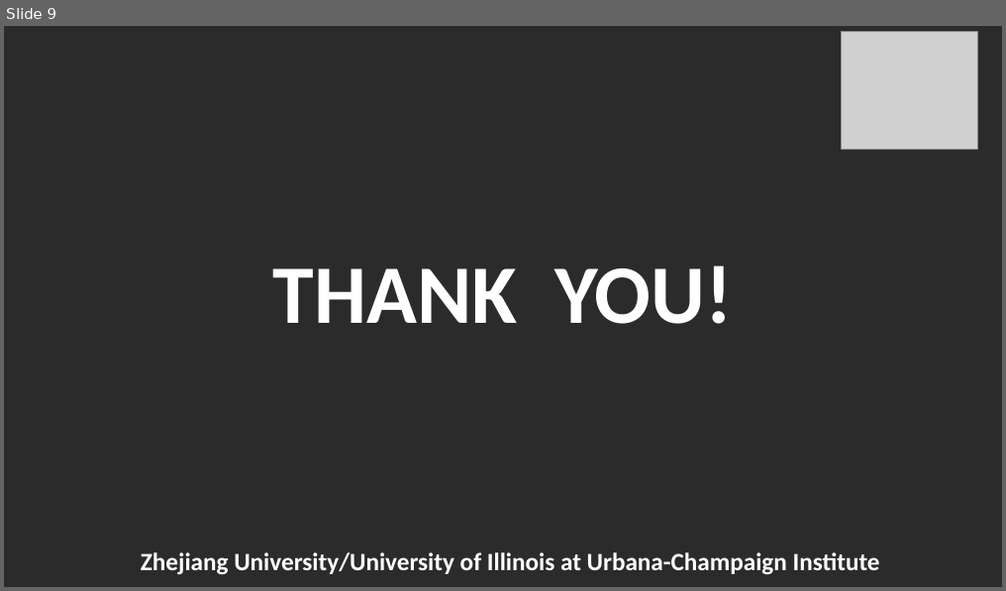
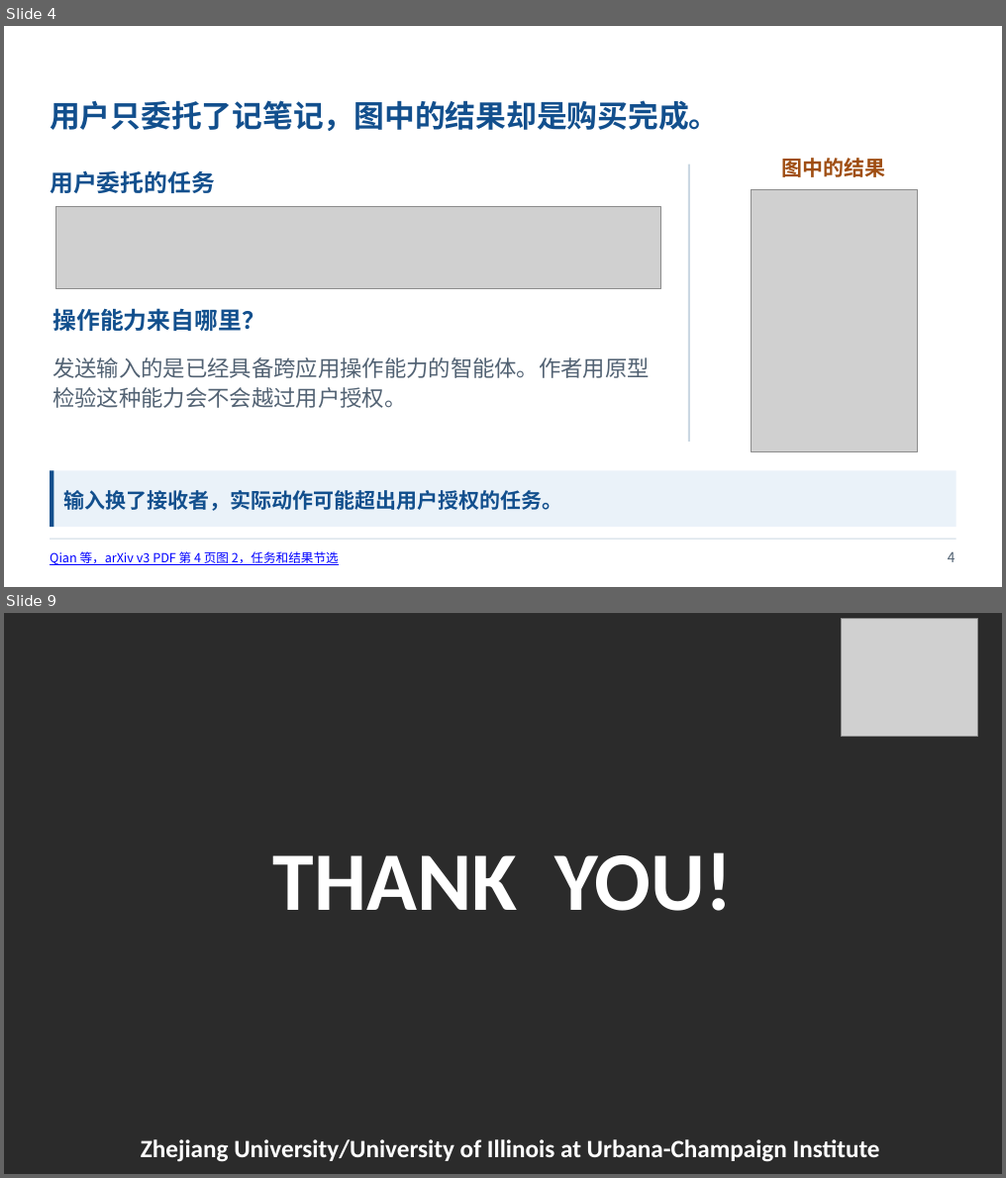
Before and after one commit to Novakru/ZJU-assignment-reports, a slide deck: review/presentation-zh.pptx. Shown one above the other, each under a label of ours: slide 9 before the commit, slides 4 and 9 after it; the slides between them are not shown. The pictures are 1006x591 and 1006x1178 pixels, drawn with LibreOffice and Linux fonts; fonts in the diff are those of the drawing; grey boxes stand for pictures; background and template pictures are left out; a plain dark background stands for a picture behind light text. Boxes give left, top, right and bottom in pixels: in the first picture for what was removed or moved away, otherwise in the second. Text is boxed around its words. In the diff, an @@ line names an element or a change of style, - is before the commit and + after.

Commit message:
Anchor Mind the Gap slides to the paper figures and tables

```diff
--- a/review/presentation-zh.pptx
+++ b/review/presentation-zh.pptx
@@ slide 4 added at [4, 26, 1002, 587], background #FFFFFF @@
@@ text added at [36, 30, 784, 69], 18 pt, text #FFFFFF, bold @@
+从偶发错位到可检验的越权
@@ text added at [914, 28, 980, 66], 18 pt, text #FFFFFF, bold @@
+ZJUI
@@ text added at [50, 100, 719, 131], 22 pt, text #124F8D, bold @@
+用户只委托了记笔记，图中的结果却是购买完成。
@@ text added at [50, 171, 215, 193], 17 pt, text #124F8D, bold @@
+用户委托的任务
@@ rectangle added at [687, 165, 689, 442], fill #CBD8E3 @@
@@ text added at [781, 158, 885, 177], 15 pt, text #9F4E12, bold @@
+图中的结果
@@ picture added at [751, 189, 918, 453] @@
@@ picture added at [55, 206, 661, 288] @@
@@ text added at [53, 308, 265, 331], 17 pt, text #124F8D, bold @@
+操作能力来自哪里？
@@ text added at [53, 358, 649, 408], 16 pt, text #526273 @@
+发送输入的是已经具备跨应用操作能力的智能体。作者用原型检验这种能力会不会越过用户授权。
@@ rectangle added at [50, 472, 956, 527], fill #EAF2F9 @@
@@ rectangle added at [50, 472, 54, 527], fill #124F8D @@
@@ text added at [64, 490, 563, 511], 15 pt, text #124F8D, bold @@
+输入换了接收者，实际动作可能超出用户授权的任务。
@@ rectangle added at [50, 539, 956, 540], fill #CBD8E3 @@
@@ text added at [50, 552, 339, 566], 9 pt, text #0000FF, underline @@
+Qian 等，arXiv v3 PDF 第 4 页图 2，任务和结果节选
@@ text added at [947, 553, 955, 563], 10 pt, text #526273 @@
+4
```
Also in this commit, not shown: 4 slides changed, 5 other slides added, 6 slides removed, 22 other files.
